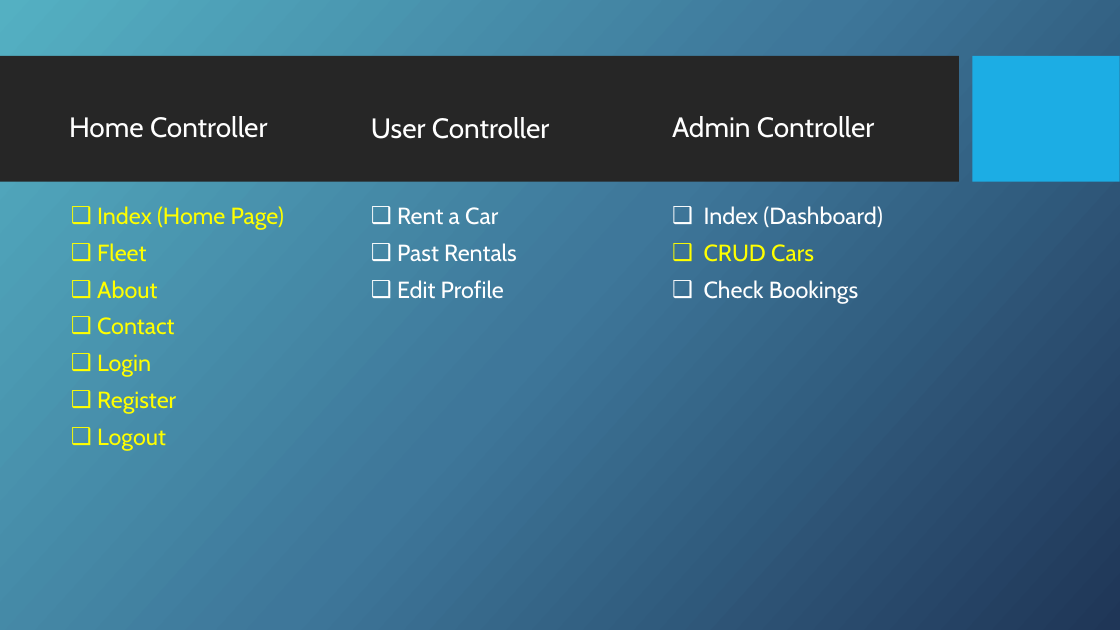
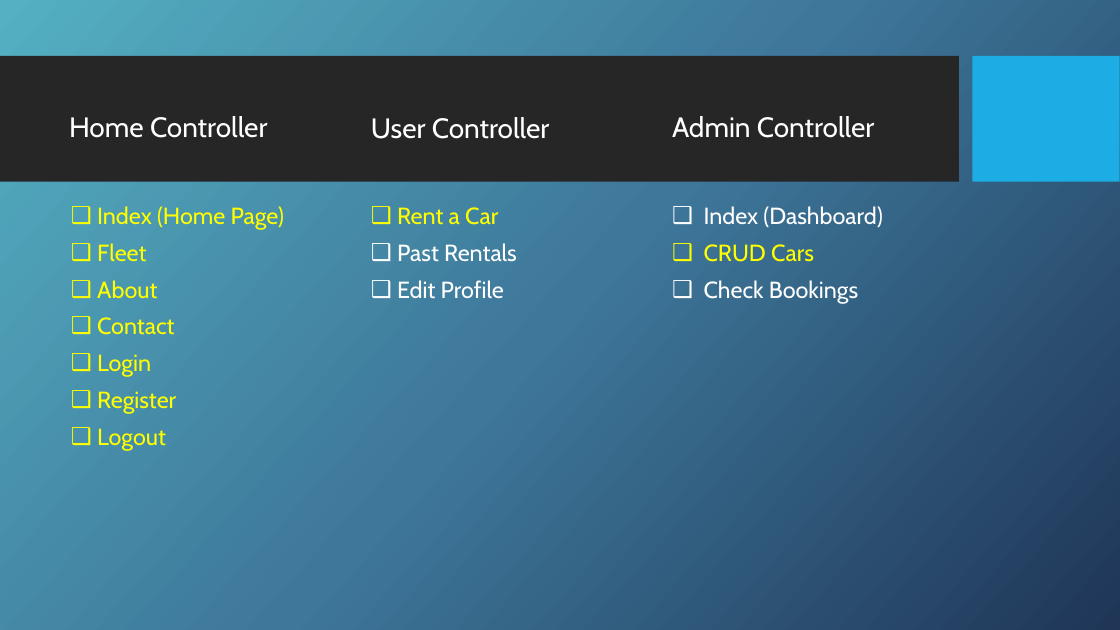
Before and after one commit to wajiha-work/Rental_Car, a slide deck: slide 2 of Archive/Controller Structure.pptx. Drawn at 1120x630 pixels with LibreOffice and Linux fonts; fonts in the diff are those of the drawing; background and template pictures are left out. Boxes give left, top, right and bottom in pixels: in the first picture for what was removed or moved away, otherwise in the second. Text is boxed around its words. In the diff, an @@ line names an element or a change of style, - is before the commit and + after.

Commit message:
fleet + rent a car

```diff
--- a/Archive/Controller Structure.pptx
+++ b/Archive/Controller Structure.pptx
@@ text at (397, 207, 498, 225): text colour #FFFFFF to #FFFF00 in "Rent a Car" @@
```
Also in this commit, not shown: 12 other files.
